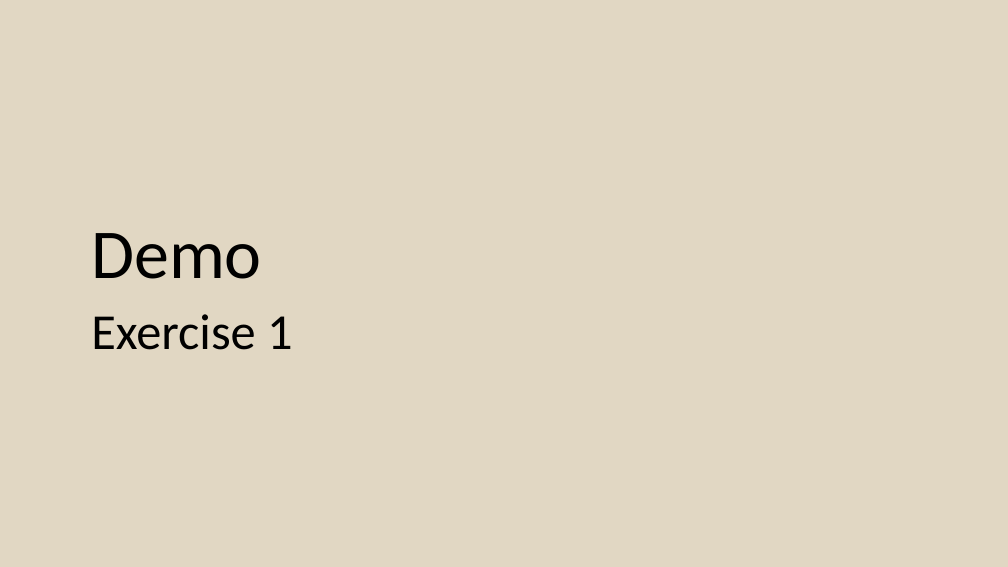
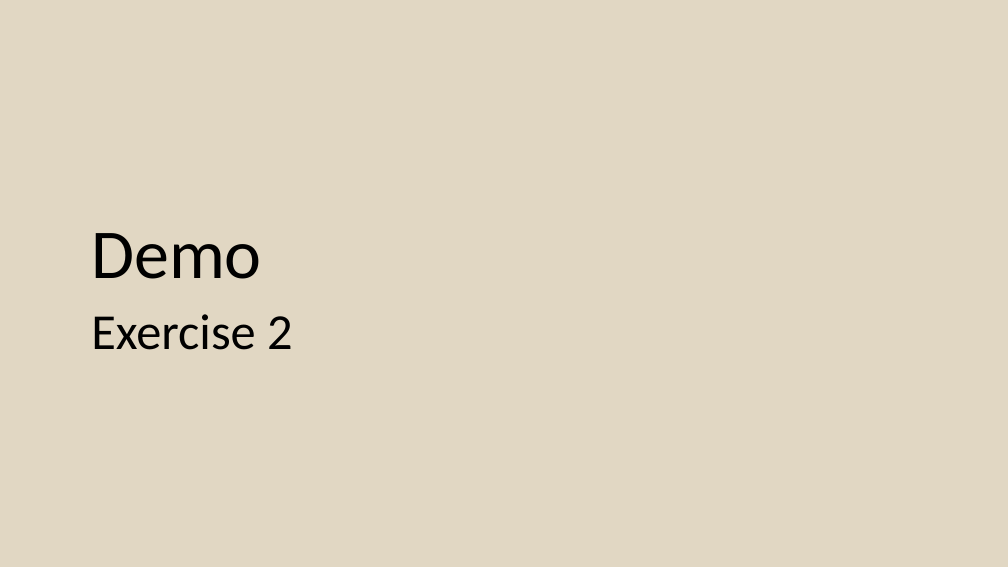
Before and after one commit to DomBBB/old-dombbb.github.io, a slide deck: slide 23 of presentation/Presentation_W2.pptx. Drawn at 1008x567 pixels with LibreOffice and Linux fonts; fonts in the diff are those of the drawing. Boxes give left, top, right and bottom in pixels: in the first picture for what was removed or moved away, otherwise in the second. Text is boxed around its words. In the diff, an @@ line names an element or a change of style, - is before the commit and + after.

```diff
--- a/presentation/Presentation_W2.pptx
+++ b/presentation/Presentation_W2.pptx
@@ text at <box>91,314,293,350</box>: text changed @@
-Exercise 1
+Exercise 2
```
Also in this commit, not shown: 1 other slide changed, 1 other file.
